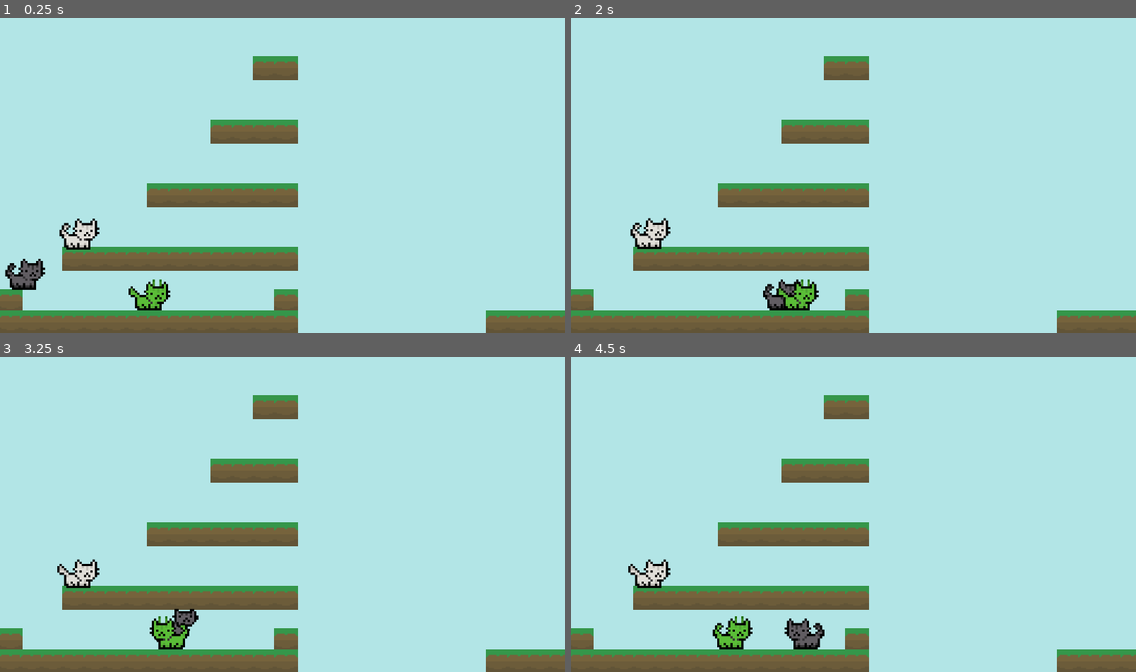
Above: before the commit, frames 1-4 (two rows, left to right).
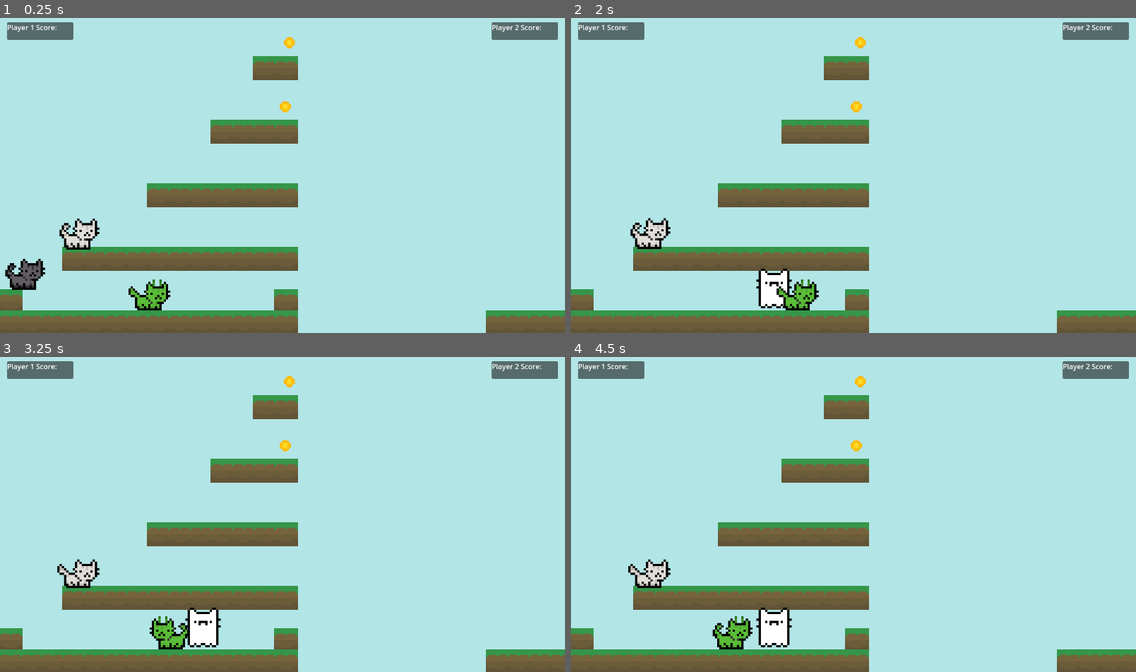
Above: after the commit, the same moments.

Repository: janicedtea/home
Game: Godot game, scene res://main.tscn
The game is run twice, just before and just after one commit, with the same random seed, the same clock (stepped at 60 frames per second) and the same inputs.
Inputs (mouse positions are in pixels of both pictures, inside the frame that each line leads up to):
- Up to frame 1 (0.25 s): no input
- Up to frame 2 (2 s): tap Enter at 0.5 s; move the mouse to (977, 159) at 0.52 s; hold Right (right1) from 0.53 s (still down); tap A (left2) at 0.6 s; click (977, 159) at 0.67 s; tap Up (jump1) at 0.77, 1.52 s; move the mouse to (740, 191) at 1.27 s; tap D (right2) at 1.35 s
- Up to frame 3 (3.25 s): move the mouse to (339, 442) at 2.02 s; release Right (right1) at 2.03 s; hold Left (left1) 2.03-2.78 s; tap Alt at 2.1 s; move the mouse to (254, 577) at 2.77 s; hold Right (right1) from 2.78 s (still down); tap Shift at 2.85 s; click (254, 577) at 2.92 s; tap Up (jump1) at 3.02 s
- Up to frame 4 (4.5 s): move the mouse to (1023, 561) at 3.52 s; tap A (left2) at 3.6 s; tap Up (jump1) at 3.77 s; move the mouse to (684, 464) at 4.27 s; release Right (right1) at 4.28 s; hold Left (left1) from 4.28 s (still down); tap D (right2) at 4.35 s

The runs differ from the first frame. In frame 1, 1.4% of the frame differs, in the area x 1-99%, y 1-31%; in frame 2, 2.0%; in frame 3, 2.2%; in frame 4, 2.5%, in the area x 1-99%, y 1-93%.

Commit message:
added collectable coins with player scores

Diff:
--- /dev/null
+++ b/coin.gd
@@ -0,0 +1,31 @@
+extends Area2D
+@onready var collectedsound: AudioStreamPlayer2D = $collectedsound
+@onready var collision_shape_2d: CollisionShape2D = $CollisionShape2D
+
+signal collected1
+signal collected2
+
+# Called when the node enters the scene tree for the first time.
+func _ready() -> void:
+	pass # Replace with function body.
+
+
+# Called every frame. 'delta' is the elapsed time since the previous frame.
+func _process(_delta: float) -> void:
+	pass
+
+
+func _on_body_entered(body: Node2D) -> void:
+	if body.name == "player1":
+		collected1.emit()
+		call_deferred("_disable_collision")
+		clear_coin()
+	elif body.name == "player2":
+		collected2.emit()
+		call_deferred("_disable_collision")
+		clear_coin()
+
+func _disable_collision() -> void:
+	collision_shape_2d.disabled = true
+func clear_coin() -> void:
+	queue_free()
--- /dev/null
+++ b/coin.tscn
@@ -0,0 +1,24 @@
+[gd_scene load_steps=5 format=3 uid="uid://t5tuvir17biv"]
+
+[ext_resource type="Script" uid="uid://f8jltqym7wi2" path="res://coin.gd" id="1_0t63x"]
+[ext_resource type="Texture2D" uid="uid://7mvk87en0no2" path="res://coin.png" id="1_d5gmh"]
+[ext_resource type="AudioStream" uid="uid://csryytmtp0hbr" path="res://coinsound.mp3" id="3_v7riw"]
+
+[sub_resource type="CircleShape2D" id="CircleShape2D_0t63x"]
+radius = 13.0
+
+[node name="coin" type="Area2D"]
+script = ExtResource("1_0t63x")
+
+[node name="Sprite2D" type="Sprite2D" parent="."]
+texture_filter = 1
+scale = Vector2(0.25, 0.25)
+texture = ExtResource("1_d5gmh")
+
+[node name="CollisionShape2D" type="CollisionShape2D" parent="."]
+shape = SubResource("CircleShape2D_0t63x")
+
+[node name="collectedsound" type="AudioStreamPlayer2D" parent="."]
+stream = ExtResource("3_v7riw")
+
+[connection signal="body_entered" from="." to="." method="_on_body_entered"]
--- a/enemy.gd
+++ b/enemy.gd
@@ -21,5 +21,5 @@
 
 
 func _on_body_entered(body: Node2D) -> void:
-	if body.name == "player1" or body.name == "player2":
+	if body.name == "player1" and body.alive or body.name == "player2" and body.alive:
 		emit_signal("player_died", body)
--- a/enemy.tscn
+++ b/enemy.tscn
@@ -1,7 +1,7 @@
 [gd_scene load_steps=7 format=3 uid="uid://nxhlverok7xx"]
 
 [ext_resource type="Script" uid="uid://dnmb01srmee1j" path="res://enemy.gd" id="1_4gyqm"]
-[ext_resource type="Texture2D" uid="uid://dgwfipo0ub0qr" path="res://player_spritesheet-2.png.png" id="1_7k104"]
+[ext_resource type="Texture2D" uid="uid://dgwfipo0ub0qr" path="res://enemywalk.png" id="1_7k104"]
 
 [sub_resource type="AtlasTexture" id="AtlasTexture_4gyqm"]
 atlas = ExtResource("1_7k104")
--- a/level.tscn
+++ b/level.tscn
@@ -1,10 +1,11 @@
-[gd_scene load_steps=8 format=4 uid="uid://cva6m6jpx1b3x"]
+[gd_scene load_steps=9 format=4 uid="uid://cva6m6jpx1b3x"]
 
 [ext_resource type="Texture2D" uid="uid://c5qvpemwtcs1d" path="res://background.png" id="1_oi3di"]
-[ext_resource type="Texture2D" uid="uid://bye2rrn3omko0" path="res://player_spritesheet-3.png (3).png" id="2_oi3di"]
+[ext_resource type="Texture2D" uid="uid://bye2rrn3omko0" path="res://tile.png" id="2_oi3di"]
 [ext_resource type="PackedScene" uid="uid://b4g2x6vaaa0df" path="res://player_1.tscn" id="3_oi3di"]
 [ext_resource type="PackedScene" uid="uid://nxhlverok7xx" path="res://enemy.tscn" id="4_0b4ue"]
 [ext_resource type="PackedScene" uid="uid://cqwnn6ky7b7t7" path="res://player_2.tscn" id="5_f2txt"]
+[ext_resource type="PackedScene" uid="uid://t5tuvir17biv" path="res://coin.tscn" id="6_1ainy"]
 
 [sub_resource type="TileSetAtlasSource" id="TileSetAtlasSource_f2txt"]
 texture = ExtResource("2_oi3di")
@@ -39,3 +40,11 @@
 
 [node name="enemy1" parent="enemies" instance=ExtResource("4_0b4ue")]
 position = Vector2(310, 620)
+
+[node name="coins" type="Node2D" parent="."]
+
+[node name="coin" parent="coins" instance=ExtResource("6_1ainy")]
+position = Vector2(656, 62)
+
+[node name="coin2" parent="coins" instance=ExtResource("6_1ainy")]
+position = Vector2(646, 207)
--- a/main.gd
+++ b/main.gd
@@ -1,6 +1,10 @@
 extends Node2D
 @onready var music: AudioStreamPlayer2D = $music
+@onready var score_1_label: Label = $CanvasLayer/score1/score1label
+@onready var score_2_label: Label = $CanvasLayer/score2/score2label
 
+var score1: int = 0
+var score2: int = 0
 
 # Called when the node enters the scene tree for the first time.
 func _ready() -> void:
@@ -18,7 +22,20 @@
 	if enemies:
 		for enemy in enemies.get_children():
 			enemy.player_died.connect(_on_player_died)
-
+	var coins = $level.get_node_or_null("coins")
+	if coins:
+		for coin in coins.get_children():
+			coin.collected1.connect(increase_score1)
+			coin.collected2.connect(increase_score2)
 #signals
 func _on_player_died(body):
+	body.die()
 	print("player died :(")
+
+
+func increase_score1() -> void:
+	score1 += 1
+	score_1_label.text = "Player 1 Score: " + str(score1)
+func increase_score2() -> void:
+	score2 += 1
+	score_2_label.text = "Player 2 Score: " + str(score2)
--- a/main.tscn
+++ b/main.tscn
@@ -2,7 +2,7 @@
 
 [ext_resource type="Script" uid="uid://cl2nt0b2ldj5a" path="res://main.gd" id="1_h2yge"]
 [ext_resource type="PackedScene" uid="uid://cva6m6jpx1b3x" path="res://level.tscn" id="2_0xm2m"]
-[ext_resource type="AudioStream" uid="uid://cfek7bnfh8wrg" path="res://wii_sports_theme (1).mp3" id="2_h2yge"]
+[ext_resource type="AudioStream" uid="uid://cfek7bnfh8wrg" path="res://music.mp3" id="2_h2yge"]
 
 [node name="main" type="Node2D"]
 script = ExtResource("1_h2yge")
@@ -11,3 +11,33 @@
 stream = ExtResource("2_h2yge")
 
 [node name="level" parent="." instance=ExtResource("2_0xm2m")]
+
+[node name="CanvasLayer" type="CanvasLayer" parent="."]
+
+[node name="score1" type="Panel" parent="CanvasLayer"]
+offset_left = 16.0
+offset_top = 16.0
+offset_right = 166.0
+offset_bottom = 56.0
+
+[node name="score1label" type="Label" parent="CanvasLayer/score1"]
+layout_mode = 0
+offset_right = 40.0
+offset_bottom = 23.0
+text = "Player 1 Score: "
+
+[node name="score2" type="Panel" parent="CanvasLayer"]
+anchors_preset = 1
+anchor_left = 1.0
+anchor_right = 1.0
+offset_left = -166.0
+offset_top = 16.0
+offset_right = -16.0
+offset_bottom = 56.0
+grow_horizontal = 0
+
+[node name="score2label" type="Label" parent="CanvasLayer/score2"]
+layout_mode = 0
+offset_right = 40.0
+offset_bottom = 23.0
+text = "Player 2 Score: "
--- a/player_1.gd
+++ b/player_1.gd
@@ -1,14 +1,17 @@
 extends CharacterBody2D
 @onready var animated_sprite_2d: AnimatedSprite2D = $AnimatedSprite2D
 @onready var jumpsound: AudioStreamPlayer2D = $jumpsound
+@onready var deathsound: AudioStreamPlayer2D = $deathsound
 
 
 const SPEED = 300.0
 const JUMP_VELOCITY = -800.0
-
+var alive = true
 
 func _physics_process(delta: float) -> void:
 
+	if !alive:
+		return
 	animated_sprite_2d.animation = "idle_walk"
 
 	# Add the gravity.
@@ -36,3 +39,8 @@
 		animated_sprite_2d.flip_h = false
 	elif direction == -1:
 		animated_sprite_2d.flip_h = true
+
+func die() -> void:
+	deathsound.play()
+	animated_sprite_2d.animation = "dead"
+	alive = false
--- a/player_1.tscn
+++ b/player_1.tscn
@@ -1,9 +1,15 @@
-[gd_scene load_steps=14 format=3 uid="uid://b4g2x6vaaa0df"]
+[gd_scene load_steps=17 format=3 uid="uid://b4g2x6vaaa0df"]
 
 [ext_resource type="Script" uid="uid://dqlakvr8lqheu" path="res://player_1.gd" id="1_qh3su"]
-[ext_resource type="Texture2D" uid="uid://c3l4htpm630q8" path="res://player_spritesheet.png" id="2_buxg0"]
+[ext_resource type="Texture2D" uid="uid://ceqr57ewr54si" path="res://dead.png" id="2_6736r"]
+[ext_resource type="Texture2D" uid="uid://c3l4htpm630q8" path="res://idlewalk.png" id="2_buxg0"]
 [ext_resource type="Texture2D" uid="uid://cuolnjy7d6jff" path="res://jump.png" id="3_6736r"]
 [ext_resource type="AudioStream" uid="uid://brqce6q4ej2rw" path="res://jumpsound.mp3" id="4_buxg0"]
+[ext_resource type="AudioStream" uid="uid://c5ljyomijvuhw" path="res://dead.mp3" id="6_i66ns"]
+
+[sub_resource type="AtlasTexture" id="AtlasTexture_6736r"]
+atlas = ExtResource("2_6736r")
+region = Rect2(0, 0, 200, 200)
 
 [sub_resource type="AtlasTexture" id="AtlasTexture_i66ns"]
 atlas = ExtResource("2_buxg0")
@@ -31,6 +37,14 @@
 
 [sub_resource type="SpriteFrames" id="SpriteFrames_ugj0w"]
 animations = [{
+"frames": [{
+"duration": 1.0,
+"texture": SubResource("AtlasTexture_6736r")
+}],
+"loop": true,
+"name": &"dead",
+"speed": 5.0
+}, {
 "frames": [{
 "duration": 1.0,
 "texture": SubResource("AtlasTexture_i66ns")
@@ -86,3 +100,6 @@
 
 [node name="jumpsound" type="AudioStreamPlayer2D" parent="."]
 stream = ExtResource("4_buxg0")
+
+[node name="deathsound" type="AudioStreamPlayer2D" parent="."]
+stream = ExtResource("6_i66ns")
--- a/player_2.gd
+++ b/player_2.gd
@@ -1,14 +1,17 @@
 extends CharacterBody2D
 @onready var animated_sprite_2d: AnimatedSprite2D = $AnimatedSprite2D
 @onready var jumpsound2: AudioStreamPlayer2D = $jumpsound2
+@onready var deathsound_2: AudioStreamPlayer2D = $deathsound2
 
 
 const SPEED = 300.0
 const JUMP_VELOCITY = -800.0
-
+var alive = true
 
 func _physics_process(delta: float) -> void:
 
+	if !alive:
+		return
 	animated_sprite_2d.animation = "idle_walk2"
 
 	# Add the gravity.
@@ -36,3 +39,8 @@
 		animated_sprite_2d.flip_h = false
 	elif direction == -1:
 		animated_sprite_2d.flip_h = true
+
+func die() -> void:
+	deathsound_2.play()
+	animated_sprite_2d.animation = "dead"
+	alive = false
--- a/player_2.tscn
+++ b/player_2.tscn
@@ -1,9 +1,15 @@
-[gd_scene load_steps=14 format=3 uid="uid://cqwnn6ky7b7t7"]
+[gd_scene load_steps=17 format=3 uid="uid://cqwnn6ky7b7t7"]
 
 [ext_resource type="Script" uid="uid://ctgsyuwrt0vu2" path="res://player_2.gd" id="1_ufh5k"]
-[ext_resource type="Texture2D" uid="uid://cgsxrk8ddhol" path="res://player_spritesheet-1.png (4).png" id="2_x3sgo"]
-[ext_resource type="Texture2D" uid="uid://bart265x40hw6" path="res://player_spritesheet-1.png (5).png" id="3_ryqyf"]
+[ext_resource type="Texture2D" uid="uid://ceqr57ewr54si" path="res://dead.png" id="2_ryqyf"]
+[ext_resource type="Texture2D" uid="uid://cgsxrk8ddhol" path="res://player2jump.png" id="2_x3sgo"]
+[ext_resource type="Texture2D" uid="uid://bart265x40hw6" path="res://player2idle.png" id="3_ryqyf"]
 [ext_resource type="AudioStream" uid="uid://brqce6q4ej2rw" path="res://jumpsound.mp3" id="4_x3sgo"]
+[ext_resource type="AudioStream" uid="uid://c5ljyomijvuhw" path="res://dead.mp3" id="6_1hlws"]
+
+[sub_resource type="AtlasTexture" id="AtlasTexture_ryqyf"]
+atlas = ExtResource("2_ryqyf")
+region = Rect2(0, 0, 200, 200)
 
 [sub_resource type="AtlasTexture" id="AtlasTexture_8lhrm"]
 atlas = ExtResource("3_ryqyf")
@@ -31,6 +37,14 @@
 
 [sub_resource type="SpriteFrames" id="SpriteFrames_wh5uk"]
 animations = [{
+"frames": [{
+"duration": 1.0,
+"texture": SubResource("AtlasTexture_ryqyf")
+}],
+"loop": true,
+"name": &"dead",
+"speed": 5.0
+}, {
 "frames": [{
 "duration": 1.0,
 "texture": SubResource("AtlasTexture_8lhrm")
@@ -86,3 +100,6 @@
 
 [node name="jumpsound2" type="AudioStreamPlayer2D" parent="."]
 stream = ExtResource("4_x3sgo")
+
+[node name="deathsound2" type="AudioStreamPlayer2D" parent="."]
+stream = ExtResource("6_1hlws")
Not shown, added: coin.gd.uid
Binary file added: coin.png
Not shown, changed: coin.png.import
Not shown, added: coinsound.mp3.import
Not shown, added: dead.mp3.import
Binary file added: dead.png
Not shown, changed: dead.png.import
Renamed: player_spritesheet-2.png.png -> enemywalk.png
Not shown, changed: enemywalk.png.import
Renamed: player_spritesheet.png -> idlewalk.png
Not shown, changed: idlewalk.png.import
Not shown, added: music.mp3.import
(and 10 more such lines)
